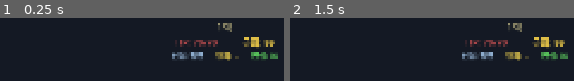
Above: before the commit, frames 1-2 (left to right).
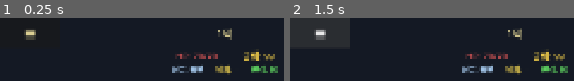
Above: after the commit, the same moments.

Repository: dongmin1213/Sijojeon
Game: Godot game, scene res://scenes/map/run_map.tscn
Two runs of this game, one before a commit and one after it. Both use one fixed random seed, a clock stepped at 60 frames per second and the inputs below. This scene is started directly instead of the project's main scene.
Inputs (mouse positions are in pixels of both pictures, inside the frame that each line leads up to):
- Up to frame 1 (0.25 s): no input
- Up to frame 2 (1.5 s): click (321, 33) at 0.5 s, where only the run after the commit has a clickable "≡"; click (321, 33) at 1.25 s, where only the run after the commit has a clickable "≡"

The runs differ from the first frame. In frame 1, 9.3% of the frame differs, in the area x 8-98%, y 7-91%; in frame 2, 9.4%.

Commit message:
fix: 지도 UI 개선 및 미커밋 변경사항 통합
- 지도 노드 크기 120x60→160x80 (터치 타겟 확대)
- 노드 레이블 폰트 16→20 (가독성 향상)
- 연결선 두께/색상 강화 (경로 파악 용이)
- 메뉴 버튼 추가 (설정, 런 포기)
- 스크롤 위치 변수 초기화 추가

Co-Authored-By: Paperclip <noreply@paperclip.ing>

Diff:
--- a/scenes/battle/battle.tscn
+++ b/scenes/battle/battle.tscn
@@ -25,7 +25,7 @@
 layout_mode = 1
 anchors_preset = -1
 anchor_left = 0.05
-anchor_top = 0.05
+anchor_top = 0.08
 anchor_right = 0.95
 anchor_bottom = 0.3
 grow_horizontal = 2
--- a/scenes/event/event.tscn
+++ b/scenes/event/event.tscn
@@ -30,7 +30,7 @@
 grow_horizontal = 2
 grow_vertical = 2
 theme_override_constants/separation = 20
-alignment = 1
+alignment = 0
 
 [node name="TitleLabel" type="Label" parent="VBoxContainer"]
 layout_mode = 2
--- a/scenes/gwageo/gwageo_minigame.tscn
+++ b/scenes/gwageo/gwageo_minigame.tscn
@@ -30,7 +30,7 @@
 grow_horizontal = 2
 grow_vertical = 2
 theme_override_constants/separation = 14
-alignment = 1
+alignment = 0
 
 [node name="TitleLabel" type="Label" parent="VBoxContainer"]
 layout_mode = 2
--- a/scenes/map/run_map.gd
+++ b/scenes/map/run_map.gd
@@ -35,8 +35,8 @@
 
 ## 기준 뷰포트 너비 (1080 기반 비례 스케일링)
 const BASE_VIEWPORT_WIDTH := 1080.0
-const BASE_NODE_SIZE := Vector2(120, 60)
-const BASE_ROW_SPACING := 140.0
+const BASE_NODE_SIZE := Vector2(160, 80)
+const BASE_ROW_SPACING := 160.0
 const BASE_MAP_PADDING_X := 80.0
 const BASE_MAP_PADDING_TOP := 40.0
 const BASE_MAP_PADDING_BOTTOM := 160.0
@@ -48,13 +48,14 @@
 	3: Color(0.12, 0.04, 0.04),  # 경복궁 — 어두운 적색
 }
 
+@onready var menu_button: Button = $HUD/TopRow/MenuButton
 @onready var scroll_container: ScrollContainer = $ScrollContainer
 @onready var map_container: Control = $ScrollContainer/MapContainer
 @onready var node_layer: Control = $ScrollContainer/MapContainer/NodeLayer
 @onready var line_layer: Control = $ScrollContainer/MapContainer/LineLayer
 @onready var hp_label: Label = $HUD/HBoxContainer/HPLabel
 @onready var gold_label: Label = $HUD/HBoxContainer/GoldLabel
-@onready var act_label: Label = $HUD/ActLabel
+@onready var act_label: Label = $HUD/TopRow/ActLabel
 @onready var jibun_label: Label = $HUD/SubHBox/JibunLabel
 @onready var faction_label: Label = $HUD/SubHBox/FactionLabel
 @onready var minshim_label: Label = $HUD/SubHBox/MinshimLabel
@@ -70,6 +71,7 @@
 		push_warning("RunMap: run_data 또는 run_map이 없음")
 		return
 
+	menu_button.pressed.connect(_on_menu_pressed)
 	_build_map()
 	_update_hud()
 	_update_node_states()
@@ -137,7 +139,7 @@
 	var padding_x := BASE_MAP_PADDING_X * scale_factor
 	var padding_top := BASE_MAP_PADDING_TOP * scale_factor
 	var padding_bottom := BASE_MAP_PADDING_BOTTOM * scale_factor
-	var font_size := int(16.0 * scale_factor)
+	var font_size := int(20.0 * scale_factor)
 
 	# 행 간격: 뷰포트 높이에 맞춰 동적 계산 (노드가 화면에 균등 분포)
 	var available_height: float = viewport_height - padding_top - padding_bottom - node_size.y
@@ -224,14 +226,17 @@
 			var color: Color
 			var width: float
 			if is_visited_path:
+				# 이미 지나간 경로: 밝은 금색
 				color = Color(0.9, 0.85, 0.5, 0.9)
-				width = 3.0
+				width = 4.0
 			elif nid in visited and conn_id in _available_node_ids:
-				color = Color(0.8, 0.8, 0.8, 0.6)
-				width = 2.0
+				# 선택 가능한 경로: 밝은 흰색 강조
+				color = Color(1.0, 1.0, 0.9, 0.8)
+				width = 3.5
 			else:
-				color = Color(0.4, 0.4, 0.4, 0.3)
-				width = 1.5
+				# 미래 경로: 회색 (기존보다 두껍고 밝게)
+				color = Color(0.5, 0.5, 0.5, 0.5)
+				width = 2.5
 
 			var line := Line2D.new()
 			line.add_point(from_pos)
@@ -317,7 +322,7 @@
 	var run_map := GameManager.run_data.run_map
 	var visited := GameManager.run_data.visited_nodes
 
-	var target_y: float
+	var target_y: float = 0.0
 	if visited.is_empty():
 		# 시작: row 0 (하단) 으로 스크롤
 		var total_height: float = map_container.custom_minimum_size.y
@@ -383,3 +388,42 @@
 			GameManager.change_state(GameManager.GameState.EVENT)
 		MapData.NodeType.GWAGEO:
 			GameManager.change_state(GameManager.GameState.GWAGEO)
+
+
+func _on_menu_pressed() -> void:
+	# 메뉴 팝업 표시
+	var dialog := AcceptDialog.new()
+	dialog.title = "메뉴"
+	dialog.dialog_text = ""
+	dialog.ok_button_text = "닫기"
+
+	var vbox := VBoxContainer.new()
+	vbox.custom_minimum_size = Vector2(300, 0)
+	vbox.add_theme_constant_override("separation", 12)
+
+	# 설정 버튼
+	var settings_btn := Button.new()
+	settings_btn.text = "설정"
+	settings_btn.custom_minimum_size = Vector2(0, 72)
+	settings_btn.add_theme_font_size_override("font_size", 24)
+	settings_btn.pressed.connect(func():
+		dialog.queue_free()
+		GameManager.change_state(GameManager.GameState.SETTINGS)
+	)
+	vbox.add_child(settings_btn)
+
+	# 런 포기 버튼
+	var abandon_btn := Button.new()
+	abandon_btn.text = "런 포기"
+	abandon_btn.custom_minimum_size = Vector2(0, 72)
+	abandon_btn.add_theme_font_size_override("font_size", 24)
+	abandon_btn.add_theme_color_override("font_color", Color(0.9, 0.3, 0.3))
+	abandon_btn.pressed.connect(func():
+		dialog.queue_free()
+		GameManager.end_run(false)
+	)
+	vbox.add_child(abandon_btn)
+
+	dialog.add_child(vbox)
+	add_child(dialog)
+	dialog.popup_centered()
--- a/scenes/map/run_map.tscn
+++ b/scenes/map/run_map.tscn
@@ -31,12 +31,28 @@
 grow_vertical = 2
 theme_override_constants/separation = 2
 
-[node name="ActLabel" type="Label" parent="HUD"]
+[node name="TopRow" type="HBoxContainer" parent="HUD"]
 layout_mode = 2
+alignment = 1
+
+[node name="MenuButton" type="Button" parent="HUD/TopRow"]
+layout_mode = 2
+custom_minimum_size = Vector2(144, 72)
+text = "≡"
+theme_override_font_sizes/font_size = 36
+theme_override_colors/font_color = Color(0.9, 0.85, 0.6, 1)
+
+[node name="ActLabel" type="Label" parent="HUD/TopRow"]
+layout_mode = 2
+size_flags_horizontal = 3
 text = "1막"
 horizontal_alignment = 1
 theme_override_font_sizes/font_size = 26
 theme_override_colors/font_color = Color(0.9, 0.85, 0.6, 1)
+
+[node name="Spacer" type="Control" parent="HUD/TopRow"]
+layout_mode = 2
+custom_minimum_size = Vector2(144, 0)
 
 [node name="HBoxContainer" type="HBoxContainer" parent="HUD"]
 layout_mode = 2
@@ -88,6 +104,7 @@
 grow_horizontal = 2
 grow_vertical = 2
 follow_focus = true
+scroll_deadzone = 30
 horizontal_scroll_mode = 0
 
 [node name="MapContainer" type="Control" parent="ScrollContainer"]
@@ -95,6 +112,7 @@
 size_flags_horizontal = 3
 size_flags_vertical = 3
 custom_minimum_size = Vector2(1080, 1200)
+mouse_filter = 2
 
 [node name="LineLayer" type="Control" parent="ScrollContainer/MapContainer"]
 layout_mode = 1
@@ -103,6 +121,7 @@
 anchor_bottom = 1.0
 grow_horizontal = 2
 grow_vertical = 2
+mouse_filter = 2
 
 [node name="NodeLayer" type="Control" parent="ScrollContainer/MapContainer"]
 layout_mode = 1
@@ -111,3 +130,4 @@
 anchor_bottom = 1.0
 grow_horizontal = 2
 grow_vertical = 2
+mouse_filter = 2
--- a/scenes/rest/rest.tscn
+++ b/scenes/rest/rest.tscn
@@ -30,7 +30,7 @@
 grow_horizontal = 2
 grow_vertical = 2
 theme_override_constants/separation = 20
-alignment = 1
+alignment = 0
 
 [node name="TitleLabel" type="Label" parent="VBoxContainer"]
 layout_mode = 2
--- a/scenes/shop/shop.tscn
+++ b/scenes/shop/shop.tscn
@@ -30,7 +30,7 @@
 grow_horizontal = 2
 grow_vertical = 2
 theme_override_constants/separation = 12
-alignment = 1
+alignment = 0
 
 [node name="TitleLabel" type="Label" parent="VBoxContainer"]
 layout_mode = 2
